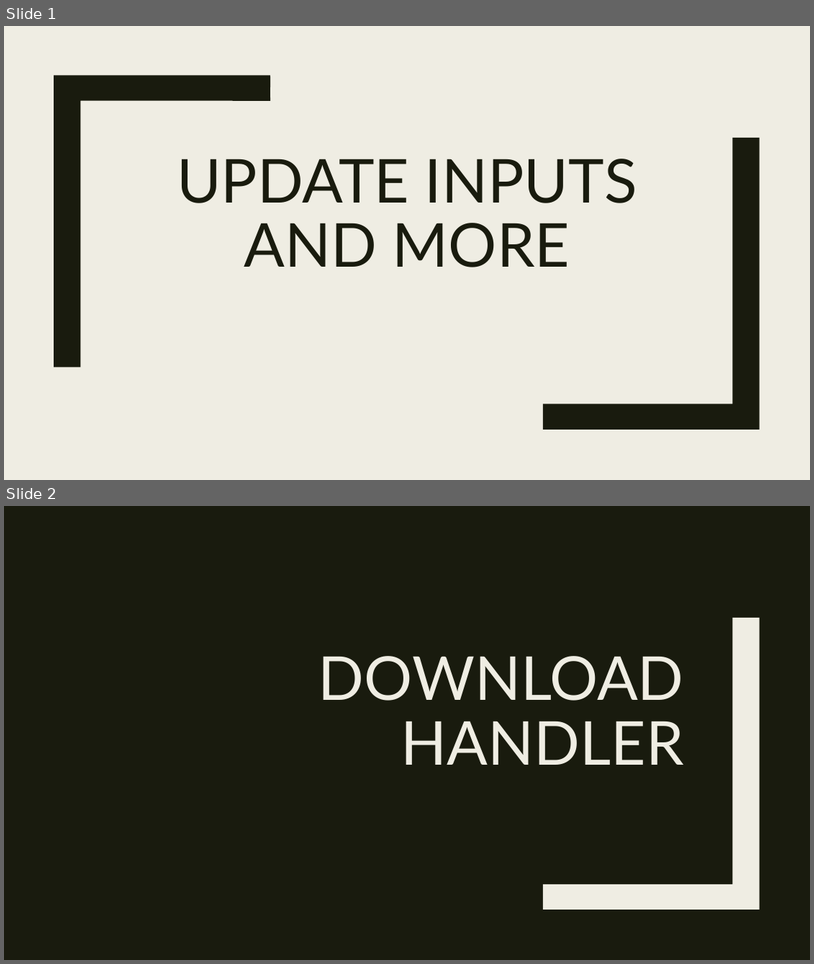
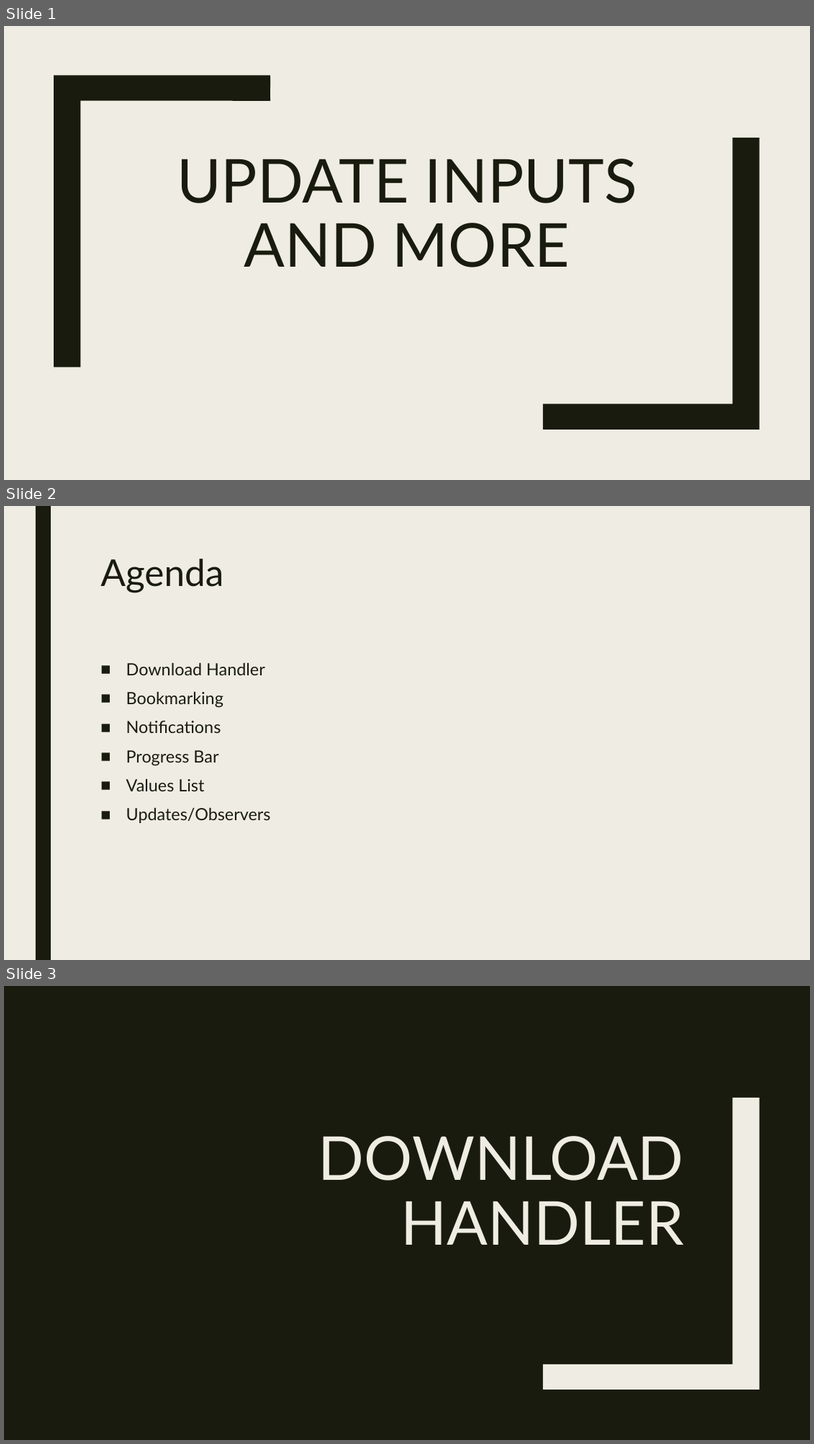
Before and after one commit to RforOperations2018/Class_5, a slide deck: Class 6.pptx. Shown one above the other, each under a label of ours: slides 1 and 2 before the commit, slides 1, 2 and 3 after it. The pictures are 814x964 and 814x1444 pixels, drawn with LibreOffice and Linux fonts; fonts in the diff are those of the drawing. Boxes give left, top, right and bottom in pixels: in the first picture for what was removed or moved away, otherwise in the second. Text is boxed around its words. In the diff, an @@ line names an element or a change of style, - is before the commit and + after.

Commit message:
Slides

```diff
--- a/Class 6.pptx
+++ b/Class 6.pptx
@@ slide 2 added at (4,506,810,960), background #EFEDE3 @@
@@ rectangle added at (36,506,51,960), fill #191B0E @@
@@ title added at (100,559,224,592), 44 pt, text #191B0E @@
+Agenda
@@ text added at (126,662,271,823), 20 pt, text #191B0E @@
+■ Download Handler
+■ Bookmarking
+■ Notifications
+■ Progress Bar
+■ Values List
+■ Updates/Observers
@@ what was slide 2 is now slide 3 @@
```
